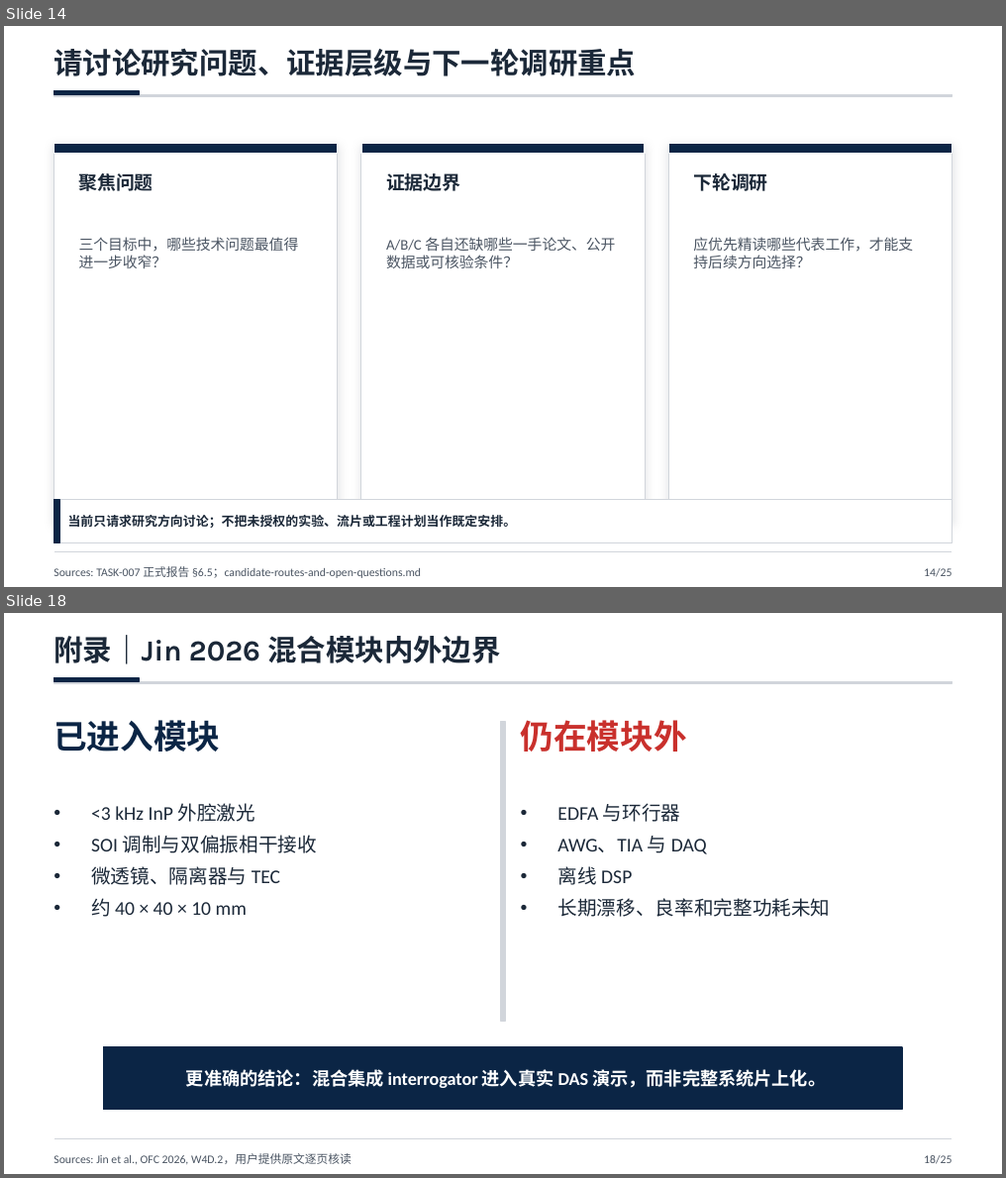
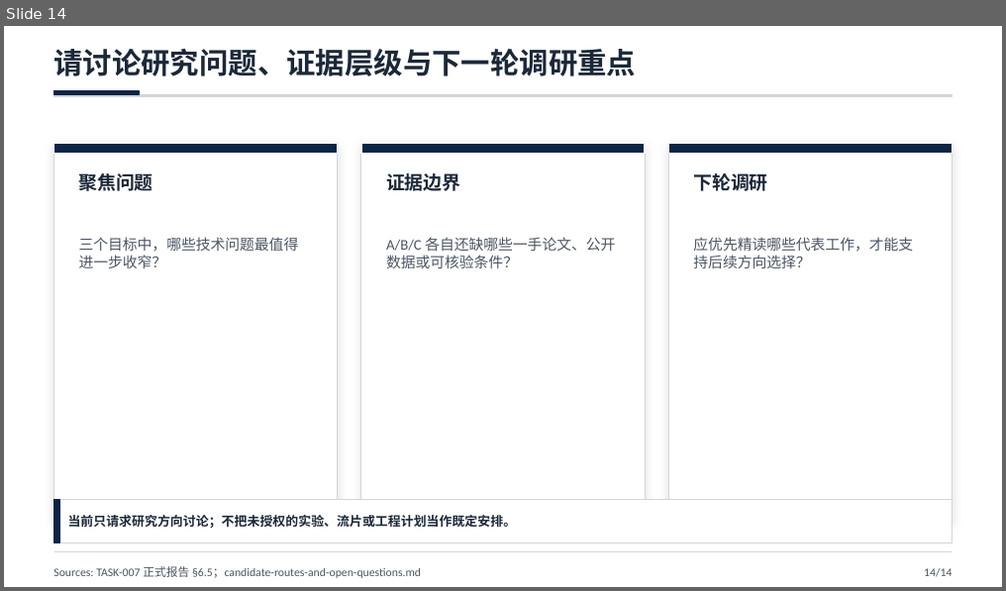
Before and after one commit to LlewynDavis/PIC_Harness_Research, a slide deck: presentations/task-008-group-meeting/TASK-008-组会调研优化版.pptx. Shown one above the other, each under a label of ours: slides 14 and 18 before the commit, slide 14 after it; the slides between them are not shown. The pictures are 1006x1178 and 1006x591 pixels, drawn with LibreOffice and Linux fonts; fonts in the diff are those of the drawing. Boxes give left, top, right and bottom in pixels: in the first picture for what was removed or moved away, otherwise in the second. Text is boxed around its words. In the diff, an @@ line names an element or a change of style, - is before the commit and + after.

```diff
--- a/presentations/task-008-group-meeting/TASK-008-组会调研优化版.pptx
+++ b/presentations/task-008-group-meeting/TASK-008-组会调研优化版.pptx
@@ slide 18 removed at bbox=[4, 613, 1002, 1174], background #FFFFFF @@
@@ text removed at bbox=[54, 635, 500, 664] @@
-附录｜Jin 2026 混合模块内外边界
@@ rectangle removed at bbox=[54, 682, 952, 684] @@
@@ rectangle removed at bbox=[54, 678, 139, 682] @@
@@ text removed at bbox=[54, 720, 220, 752] @@
-已进入模块
@@ rectangle removed at bbox=[501, 722, 505, 1022] @@
@@ text removed at bbox=[521, 720, 687, 752] @@
-仍在模块外
@@ text removed at bbox=[91, 803, 317, 917] @@
-• <3 kHz InP 外腔激光
-• SOI 调制与双偏振相干接收
-• 微透镜、隔离器与 TEC
-• 约 40 × 40 × 10 mm
@@ text removed at bbox=[557, 803, 830, 917] @@
-• EDFA 与环行器
-• AWG、TIA 与 DAQ
-• 离线 DSP
-• 长期漂移、良率和完整功耗未知
@@ rectangle removed at bbox=[104, 1048, 902, 1110] @@
@@ rectangle removed at bbox=[104, 1048, 112, 1110] @@
@@ text removed at bbox=[186, 1069, 826, 1088] @@
-更准确的结论：混合集成 interrogator 进入真实 DAS 演示，而非完整系统片上化。
@@ rectangle removed at bbox=[54, 1138, 952, 1140] @@
@@ text removed at bbox=[54, 1154, 351, 1164] @@
-Sources: Jin et al., OFC 2026, W4D.2，用户提供原文逐页核读
@@ text removed at bbox=[924, 1156, 951, 1164] @@
-18/25
@@ slide 14 changed as well @@
@@ text at bbox=[924, 569, 951, 577]: text changed @@
-14/25
+14/14
```
Also in this commit, not shown: 4 other slides changed, 8 slides added, 18 other slides removed, 24 other files.
